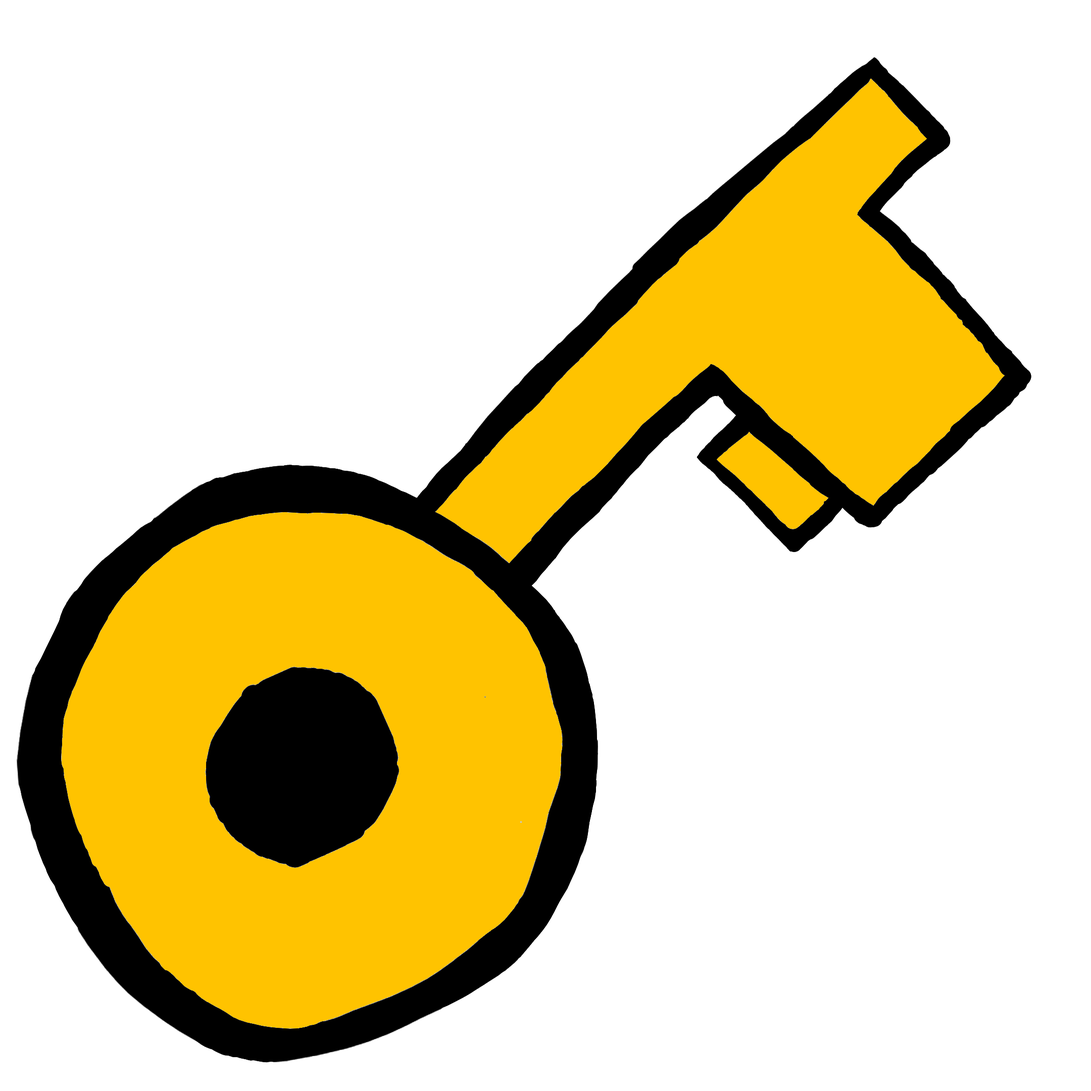
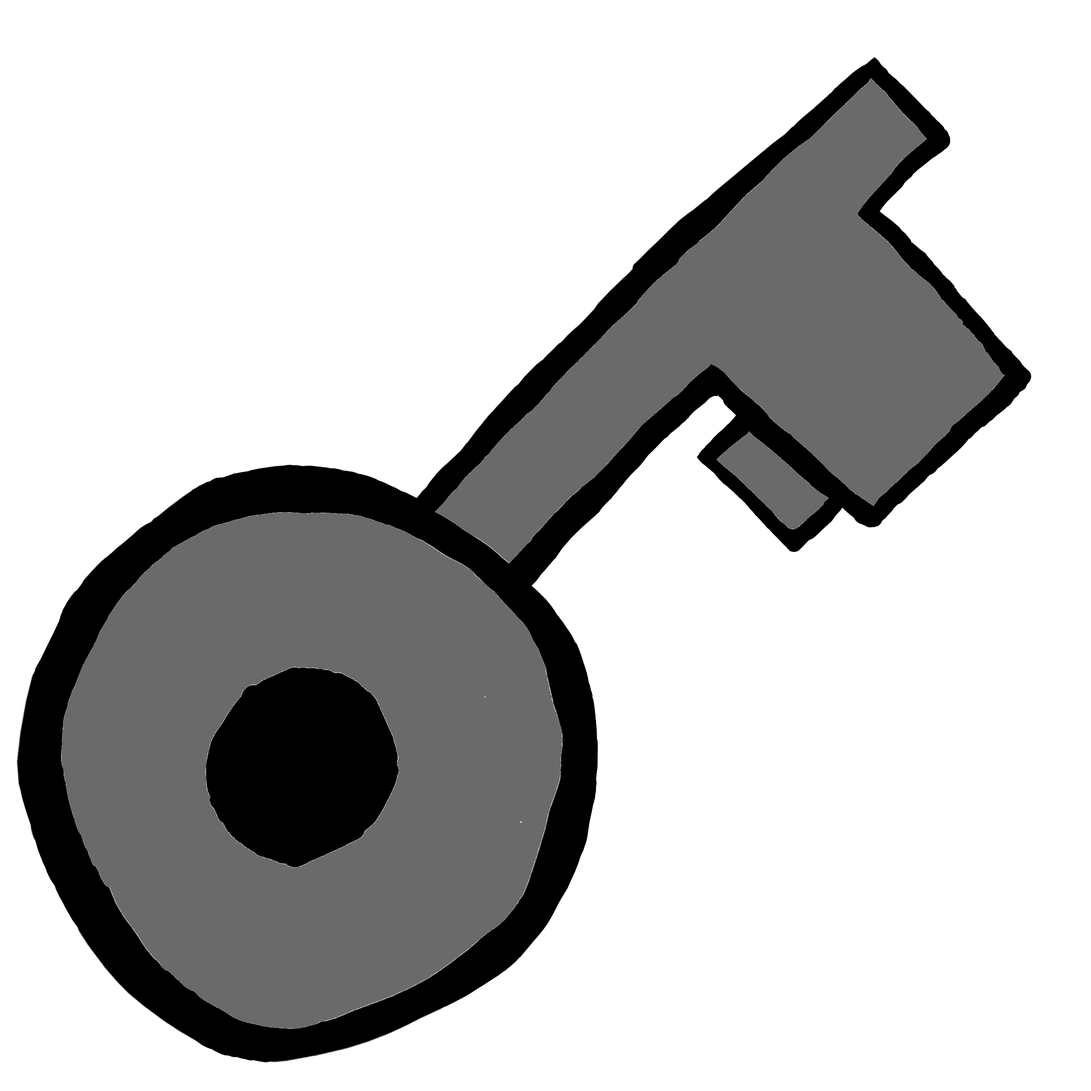
Layer changes from the first 1091 × 1091 image to the second:
hid "Filled", painted on it over [16,57,1032,1064]
painted on "Empty" over [16,57,1032,1064]
